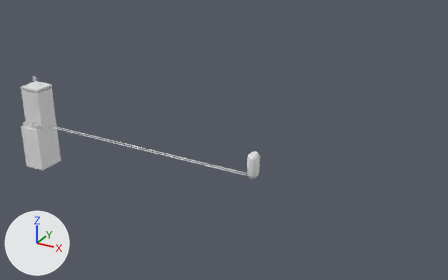
Renders of the COLLADA model objects3d/objective_artificialglacier.dae from each side of a commit.
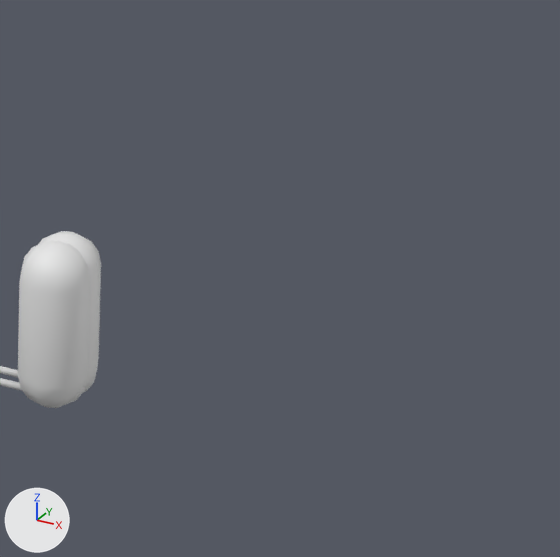
The first picture shows the older version from a 50 mm lens placed at (7599.0, -7249.0, 4121.0), pointed at (3475.0, 249.0, 372.0). The close-ups show both versions on the part from 54% to 74% of the width and 41% to 72% of the height of that picture; other places that the commit changed are outside them. Every picture has the same lights, and +X, +Y and +Z are marked at lower left. Where no turn or scale is listed for an object, it has been applied to the vertices.

The scene before the commit, as lines of its bpy script (objects in view):
```python
me_irrigation002mesh = bpy.data.meshes.new('Irrigation002Mesh')
me_irrigation002mesh.from_pydata(...)  # 66 vertices, 128 faces; spans x -84.0..84.0, y -84.0..84.0, z 0.0..401.0
me_irrigation002mesh.materials.append(mat_material_0)  # its picture is missing
me_irrigation1mesh = bpy.data.meshes.new('Irrigation1Mesh')
me_irrigation1mesh.from_pydata(...)  # 66 vertices, 128 faces; spans x -84.0..84.0, y -84.0..84.0, z 0.0..401.0
me_irrigation1mesh.materials.append(mat_material_0)  # its picture is missing
ob_irrigation002 = bpy.data.objects.new('Irrigation002', me_irrigation002mesh)
ob_irrigation002.location = (4090.0, 32.0, 0.0)
ob_irrigation1 = bpy.data.objects.new('Irrigation1', me_irrigation1mesh)
ob_irrigation1.location = (4090.0, -20.0, 0.0)
```
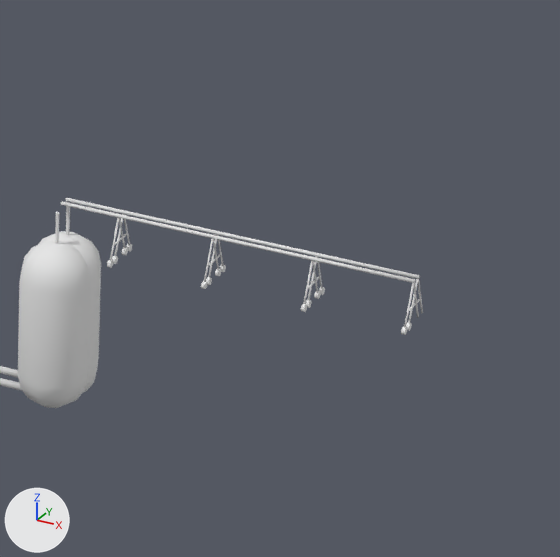
Pixel boxes [x1, y1, x2, y2] of what changed, in the close-ups (560 x 557 px):
'Sprinkler1', added: after [61, 201, 419, 335]
'Sprinkler2', added: after [65, 198, 423, 331]
'Rotator1', added: after [55, 212, 59, 244]

The change, as a list of edits to the scene's bpy script:
```text
Add me_sprinkler2mesh:
    me_sprinkler2mesh.from_pydata(...)  # 366 vertices, 668 faces; spans x -1.0..836.0, y -45.0..46.0, z -110.0..4.0
    me_sprinkler2mesh.materials.append(mat_material_0)  # its picture is missing
Add me_rotator2mesh:
    me_rotator2mesh.from_pydata(...)  # 12 vertices, 20 faces; spans x -4.5..4.5, y -4.9..3.0, z -75.7..0.3
    me_rotator2mesh.materials.append(mat_material_0)  # its picture is missing
Add ob_sprinkler2:
    ob_sprinkler2 = bpy.data.objects.new('Sprinkler2', me_sprinkler2mesh)
    ob_sprinkler2.location = (4083.0, 44.0, 480.0)
Add ob_rotator2:
    ob_rotator2 = bpy.data.objects.new('Rotator2', me_rotator2mesh)
    ob_rotator2.location = (4092.0, 35.0, 474.0)
Add ob_sprinkler1:
    ob_sprinkler1 = bpy.data.objects.new('Sprinkler1', me_sprinkler2mesh.copy())
    ob_sprinkler1.location = (4083.0, 21.0, 480.0)
Add ob_rotator1:
    ob_rotator1 = bpy.data.objects.new('Rotator1', me_rotator2mesh.copy())
    ob_rotator1.location = (4092.0, -17.0, 474.0)
```
